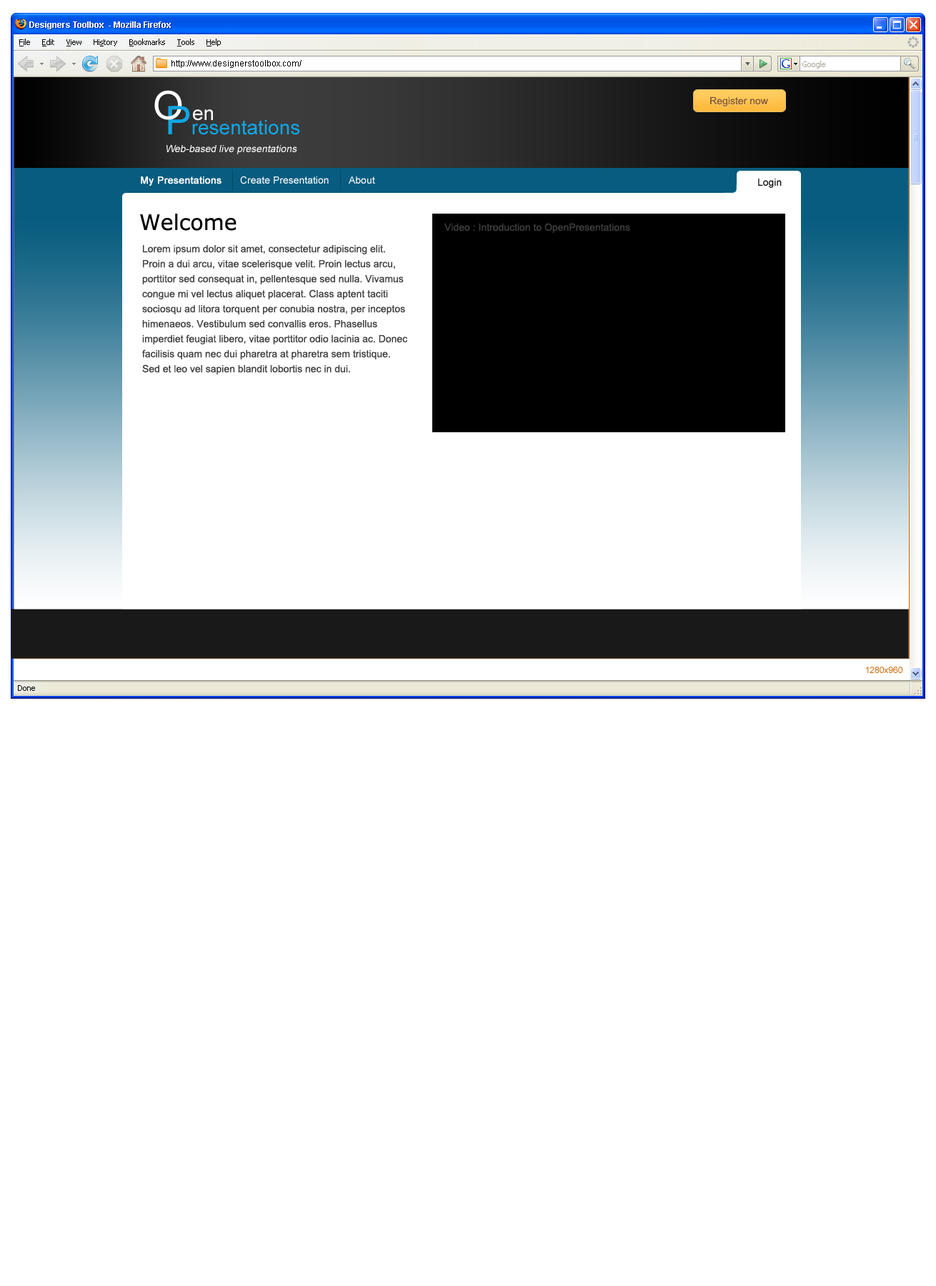
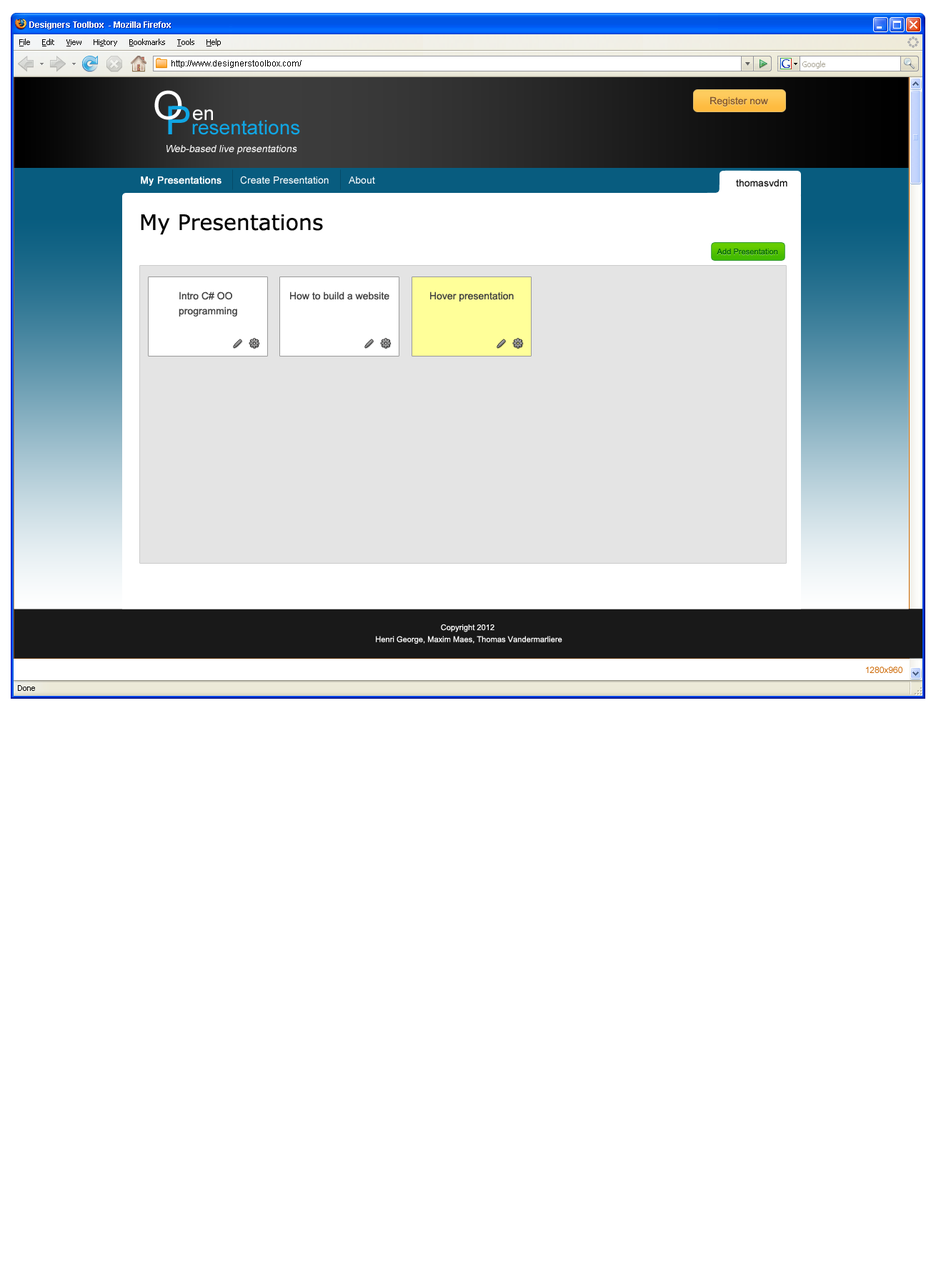
Comparing the layer stacks of the two (936, 1286) images. Changes:
hid group "My Presentations - Home" (12 layers) over bbox(140, 170, 788, 433)
showed group "My Presentations - Logged In" (33 layers) over bbox(140, 170, 788, 563)
added group "tools copy" (1st of 2, in "My Presentations - Logged In" › "pres 2") with 2 layers in group "pres 2" over bbox(365, 338, 391, 348)
added layer "pencil" (2nd of 3, in "My Presentations - Logged In" › "pres 2" › "tools copy") in group "tools copy" over bbox(365, 339, 373, 348)
added layer "gear" (2nd of 3, in "My Presentations - Logged In" › "pres 2" › "tools copy") in group "tools copy" over bbox(380, 338, 391, 348)
added group "pres 3 - hover" with 6 layers in group "My Presentations - Logged In" over bbox(412, 277, 531, 356)
added layer "Hover presentation" in group "pres 3 - hover" over bbox(430, 291, 514, 302)
added group "tools copy" (2nd of 2, in "My Presentations - Logged In" › "pres 3 - hover") with 2 layers in group "pres 3 - hover" over bbox(497, 338, 523, 348)
added layer "pencil" (3rd of 3, in "My Presentations - Logged In" › "pres 3 - hover" › "tools copy") in group "tools copy" over bbox(497, 339, 506, 348)
added layer "gear" (3rd of 3, in "My Presentations - Logged In" › "pres 3 - hover" › "tools copy") in group "tools copy" over bbox(512, 338, 523, 348)
added layer "Shape 6" (50%) in group "pres 3 - hover" over bbox(412, 277, 531, 356)
added layer "pres 1" (3rd of 3, in "My Presentations - Logged In" › "pres 3 - hover") in group "pres 3 - hover" over bbox(412, 277, 531, 356)
added layer "Copyright 2012 Henri George, Maxim Maes, Thomas Vandermarliere" in group "Footer" over bbox(375, 623, 563, 645)
painted on "Shape 1" over bbox(10, 608, 923, 659)
